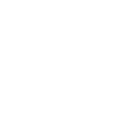
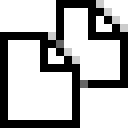
Comparing the layer stacks of the two 128px x 128px images. Changes:
showed "Documents" over [0, 0, 128, 128]
